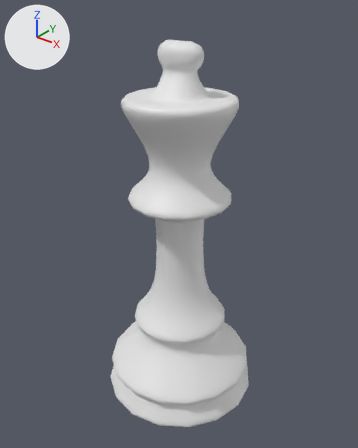
Two versions of the Blender file pieces.blend, one commit apart.
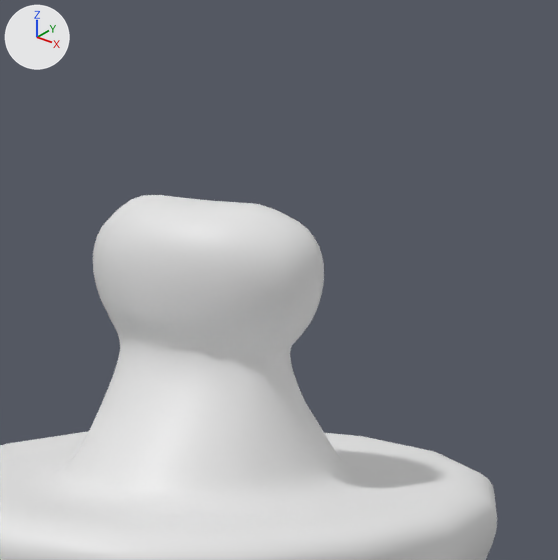
Each version is shown whole from a 50 mm camera at (4.54, -5.71, 6.76) aimed at (-0.04, 0.01, 3.21), then close up on the part from 39% to 70% of the width and 0% to 25% of the height. Lighting does not change. The marker at upper left points along +X, +Y and +Z. The same objects are shown in both versions, whatever each file hides.
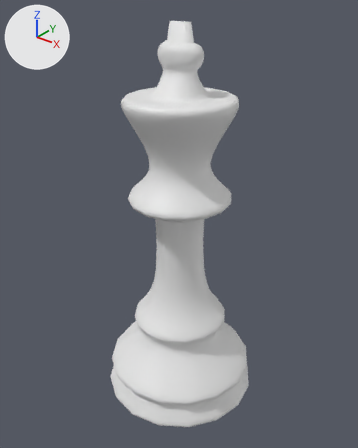
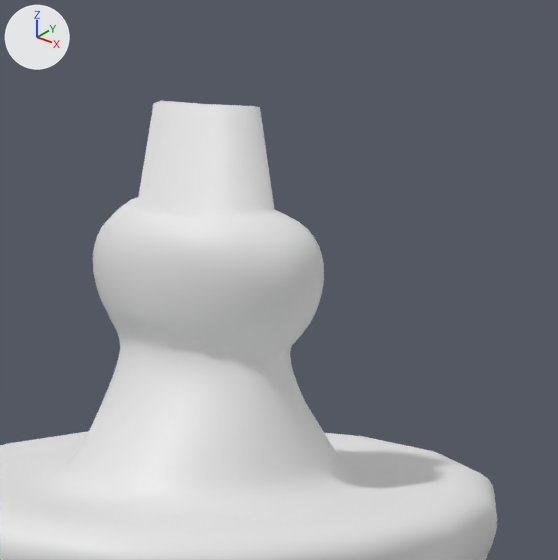
Changed parts and their boxes (x1, y1, x2, y2) in the close-ups (558 x 560 px; the box of a moved part takes in the faces that stretch with it):
'NurbsPath.001', reshaped
    before: (0, 195, 497, 560)
    after: (0, 101, 497, 560)
part 1 of me_mesh_005, moved or reshaped
    before: (138, 195, 272, 214)
    after: (138, 101, 274, 214)

Patch to the scene script:
```diff
--- a/pieces.blend.py
+++ b/pieces.blend.py
@@ me_mesh_005 @@
 # used by ob_nurbspath_001; location = (-0.009, 0.0, 0.027)
-me_mesh_005.from_pydata(...)  # 3771 vertices, 3760 faces; spans x -1.31..1.31, y -1.31..1.31, z 0.0..6.02
+me_mesh_005.from_pydata(...)  # 3770 vertices, 3760 faces; spans x -1.31..1.31, y -1.31..1.31, z 0.0..6.27
+# me_mesh_005 part 1
+# 1 vertex is removed from x -0.17, y 0.0, z 6.02
+# 2 faces are deleted
+# 9 vertices in x -0.15..0.15, y -0.07..0.08, z 6.01..6.02 move by (0.0, 0.0, 0.25)
+# 3 vertices in x -0.06..0.06, y 0.1, z 6.0..6.01 move by (0.0, -0.02, 0.25)
+# 5 vertices move from x -0.17..0.17, y -0.1..0.0, z 6.01..6.02 to x -0.16..0.16, y -0.07..0.0, z 6.26..6.27
+# 2 new faces join them
```
